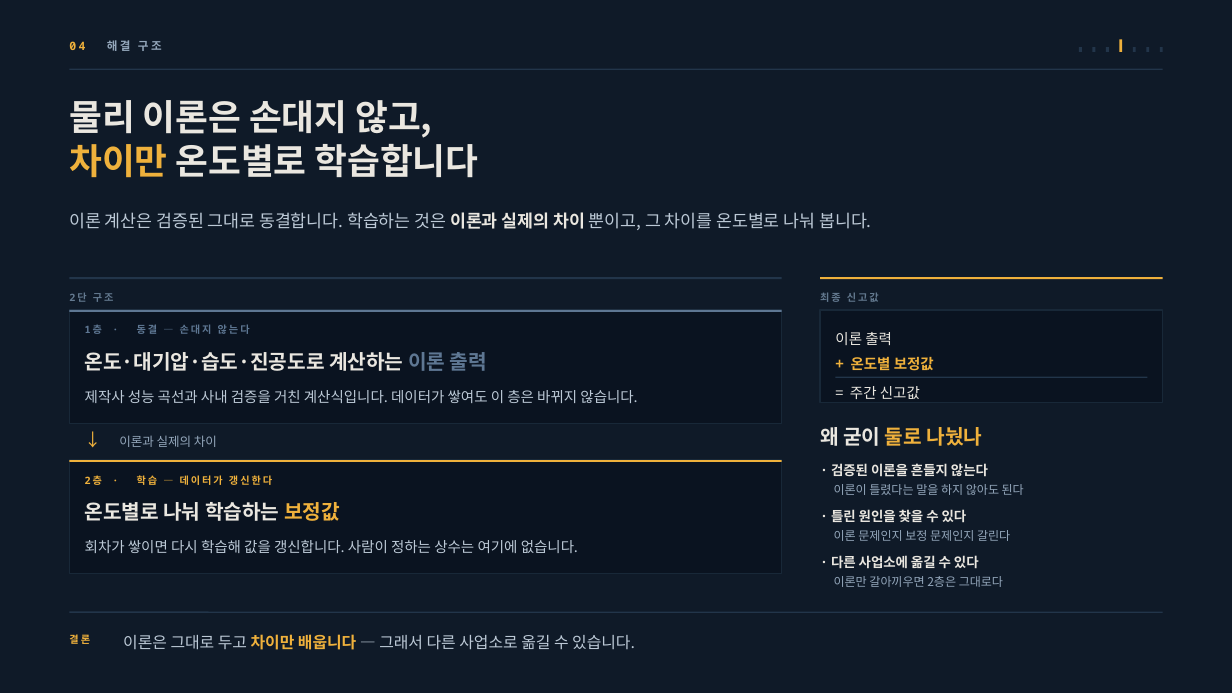
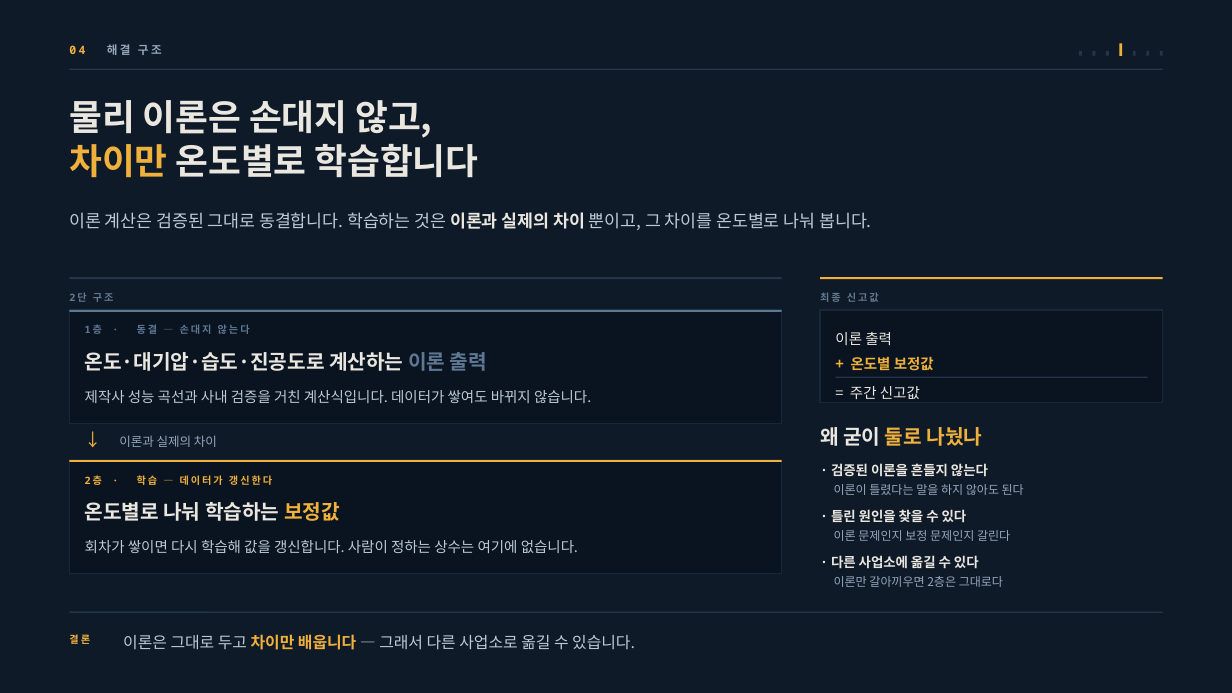
Before and after one commit to jooh-ai/Narae-AI, a slide deck: slide 8 of docs/ppt/위례_공급가능용량_최종발표.pptx. Drawn at 1232x693 pixels with LibreOffice and Linux fonts; fonts in the diff are those of the drawing. Boxes give left, top, right and bottom in pixels: in the first picture for what was removed or moved away, otherwise in the second. Text is boxed around its words. In the diff, an @@ line names an element or a change of style, - is before the commit and + after.

```diff
--- a/docs/ppt/위례_공급가능용량_최종발표.pptx
+++ b/docs/ppt/위례_공급가능용량_최종발표.pptx
@@ 6 rectangles, 1 text: place and size @@
-6 rectangles, 1 text at [69, 40, 1163, 52]
+6 rectangles, 1 text at [69, 44, 1163, 55]
@@ text at [85, 390, 591, 403]: text changed @@
-제작사 성능 곡선과 사내 검증을 거친 계산식입니다. 데이터가 쌓여도 이 층은 바뀌지 않습니다.
+제작사 성능 곡선과 사내 검증을 거친 계산식입니다. 데이터가 쌓여도 바뀌지 않습니다.
```
Also in this commit, not shown: 14 other slides changed.
